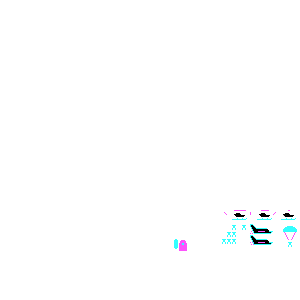
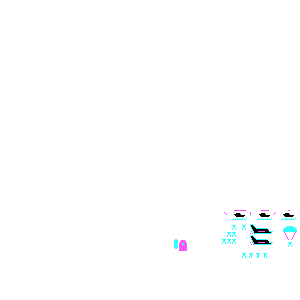
Before/after of a 300 x 300 layered artwork. What changed in the layer stack:
added layer "Layer 1" above "sprites" over [242, 253, 267, 258]
